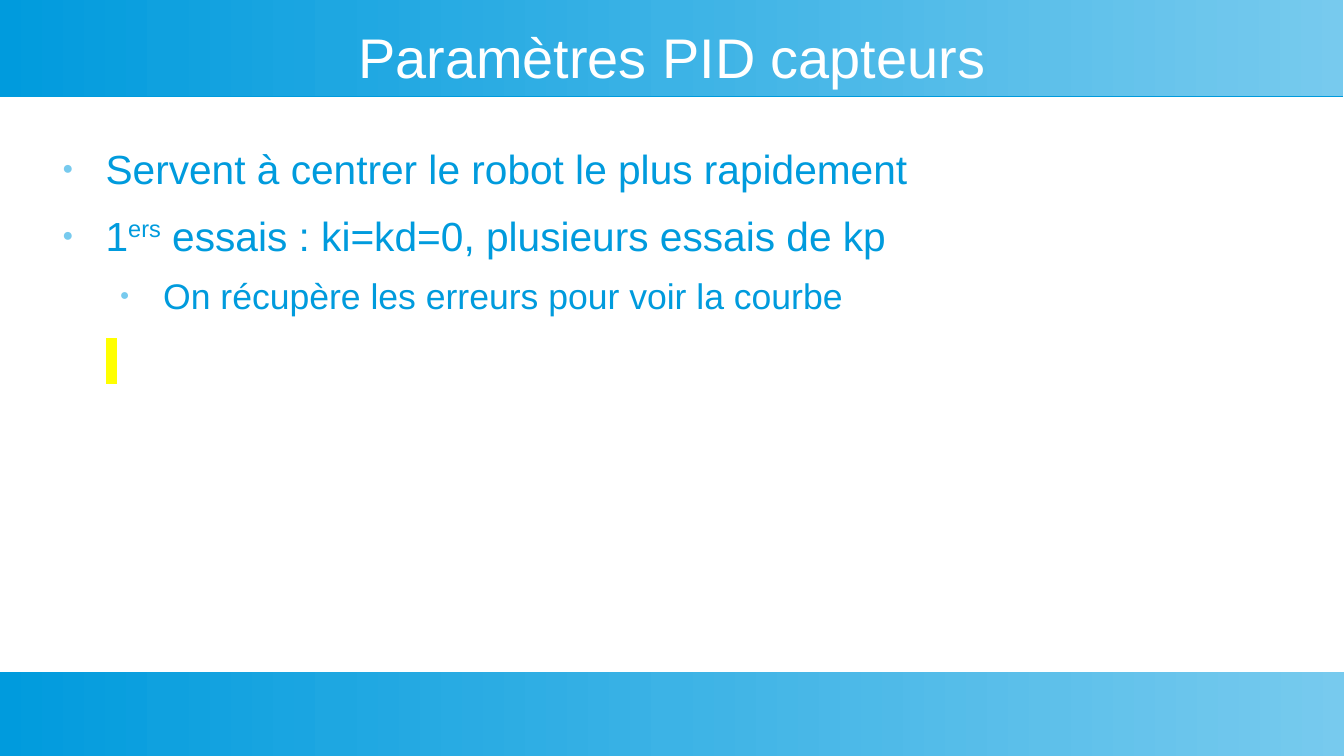
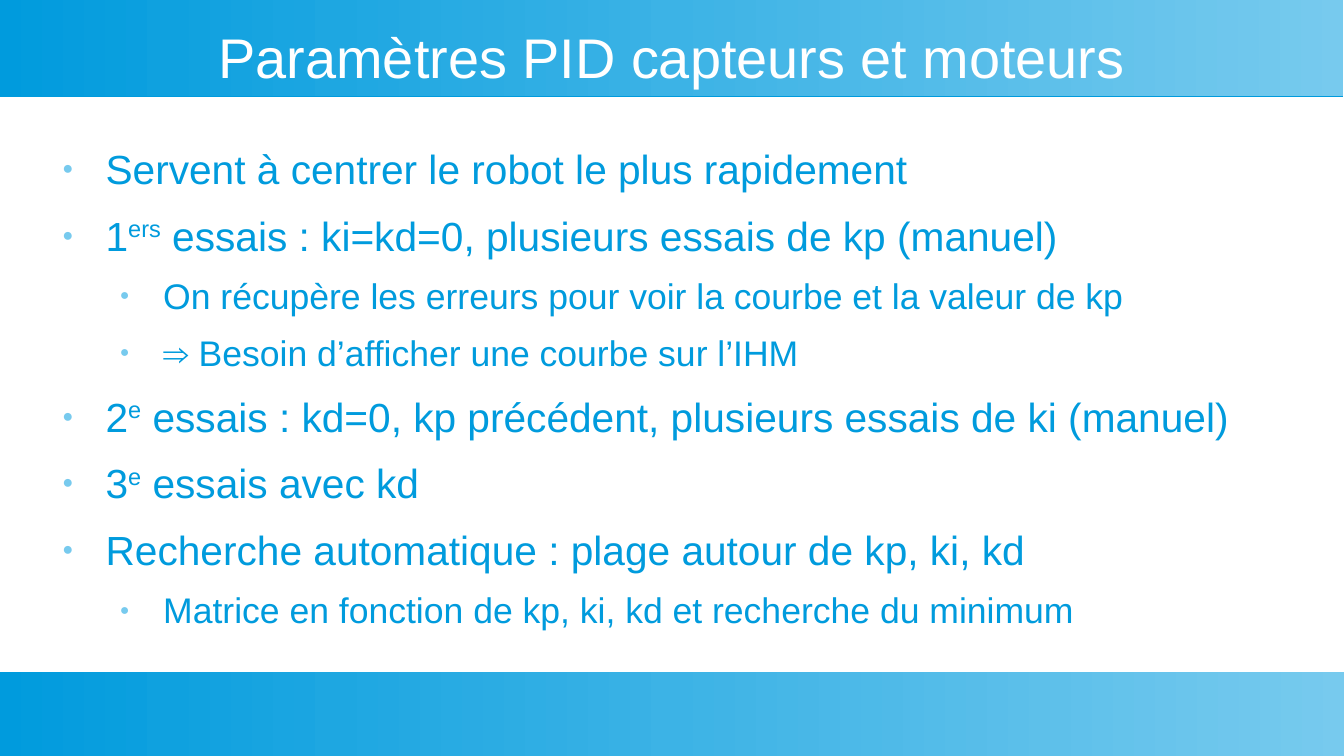
Before and after one commit to LaFabrickMassy/Projet-Fablab, a slide deck: slide 3 of Robotique/Micromouse/Documents/Micromouse -4-Calibration paramètres.odp. Drawn at 1344x756 pixels with LibreOffice and Linux fonts; fonts in the diff are those of the drawing. Boxes give left, top, right and bottom in pixels: in the first picture for what was removed or moved away, otherwise in the second. Text is boxed around its words. In the diff, an @@ line names an element or a change of style, - is before the commit and + after.

```diff
--- a/Robotique/Micromouse/Documents/Micromouse -4-Calibration paramètres.odp
+++ b/Robotique/Micromouse/Documents/Micromouse -4-Calibration paramètres.odp
@@ title at [219, 37, 1125, 88]: text changed @@
-Paramètres PID capteurs
+Paramètres PID capteurs et moteurs
@@ text at [106, 221, 1228, 630]: text changed @@
-● 1ers essais : ki=kd=0, plusieurs essais de kp
-  ● On récupère les erreurs pour voir la courbe
+● 1ers essais : ki=kd=0, plusieurs essais de kp (manuel)
+  ● On récupère les erreurs pour voir la courbe et la valeur de kp
+  ● ⇒ Besoin d’afficher une courbe sur l’IHM
+● 2e essais : kd=0, kp précédent, plusieurs essais de ki (manuel)
+● 3e essais avec kd
+● Recherche automatique : plage autour de kp, ki, kd
+  ● Matrice en fonction de kp, ki, kd et recherche du minimum
```
Also in this commit, not shown: 1 other slide changed, 2 slides added, 27 other files.
